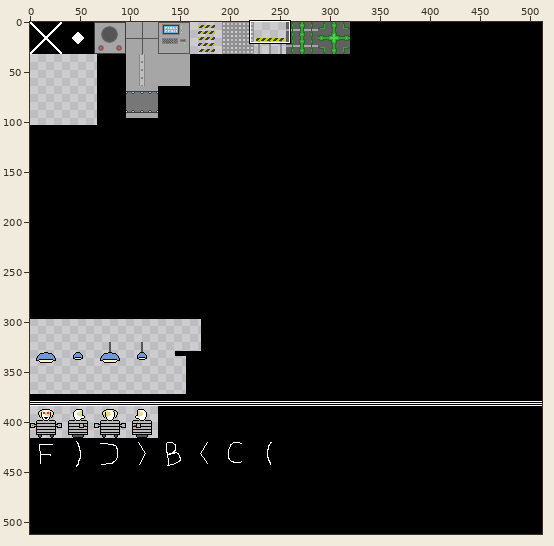
Sprite sheet, stored at res/env_atlas.png. The first picture is a wide view before the edit; the outline marks the close-up.
Close-up. The starting point:
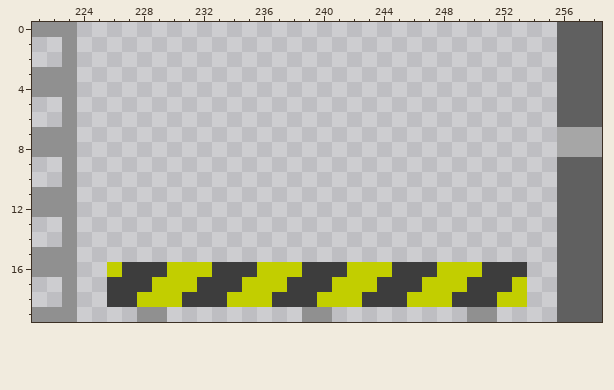
The file is 512x512 pixels. Colours within 5 levels of each other are drawn and written as one. Shown: x 221..258, y 0..19. The commit also changed other parts of the picture, which this record leaves out.
After:
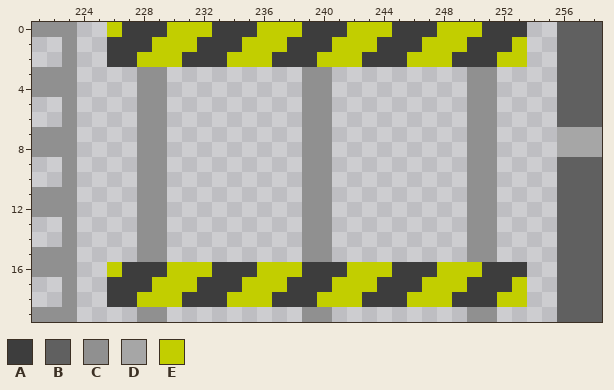
Palette (. is transparent): A #3d3d3d  B #606060  C #909090  D #a6a6a6  E #c2ce00
What changed:
y 0: x 226..253 ............................ -> EAAAEEEAAAEEEAAAEEEAAAEEEAAA
y 1: x 226..253 ............................ -> AAAEEEAAAEEEAAAEEEAAAEEEAAAE
y 2: x 226..253 ............................ -> AAEEEAAAEEEAAAEEEAAAEEEAAAEE
y 3..15: x 228..229 .. -> CC; x 239..240 .. -> CC; x 250..251 .. -> CC
Changed places in both close-ups, as pixel boxes (x1, y1, x2, y2):
added: (107, 22, 527, 262)
